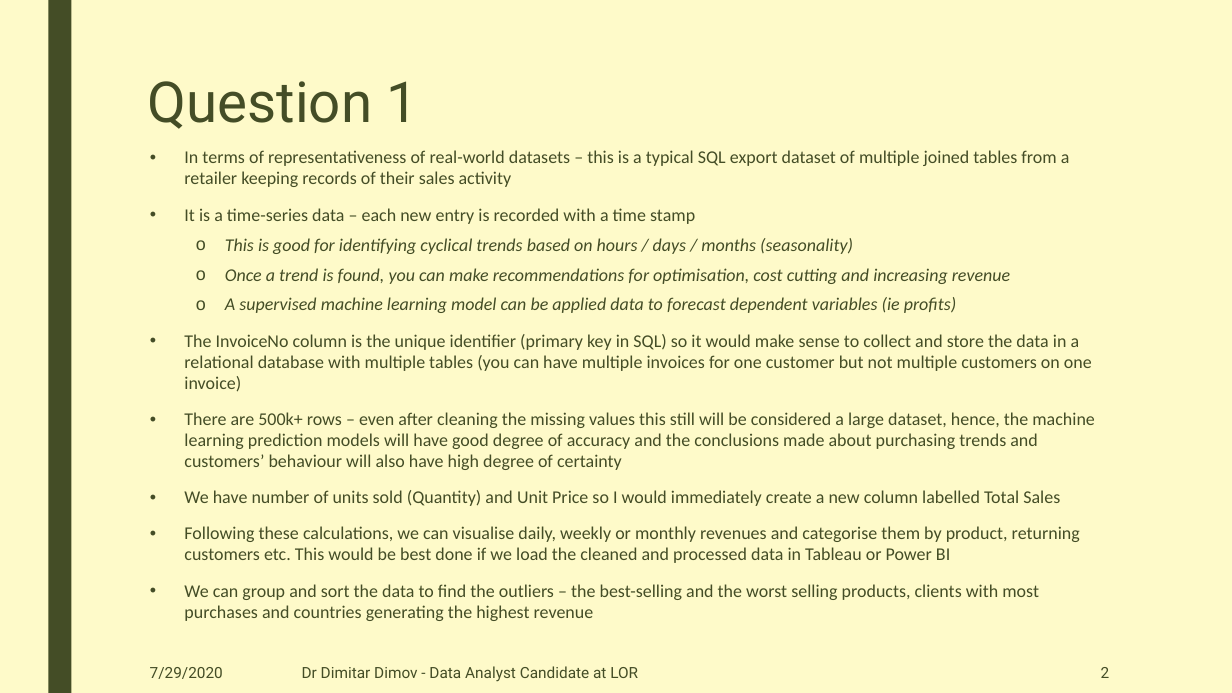
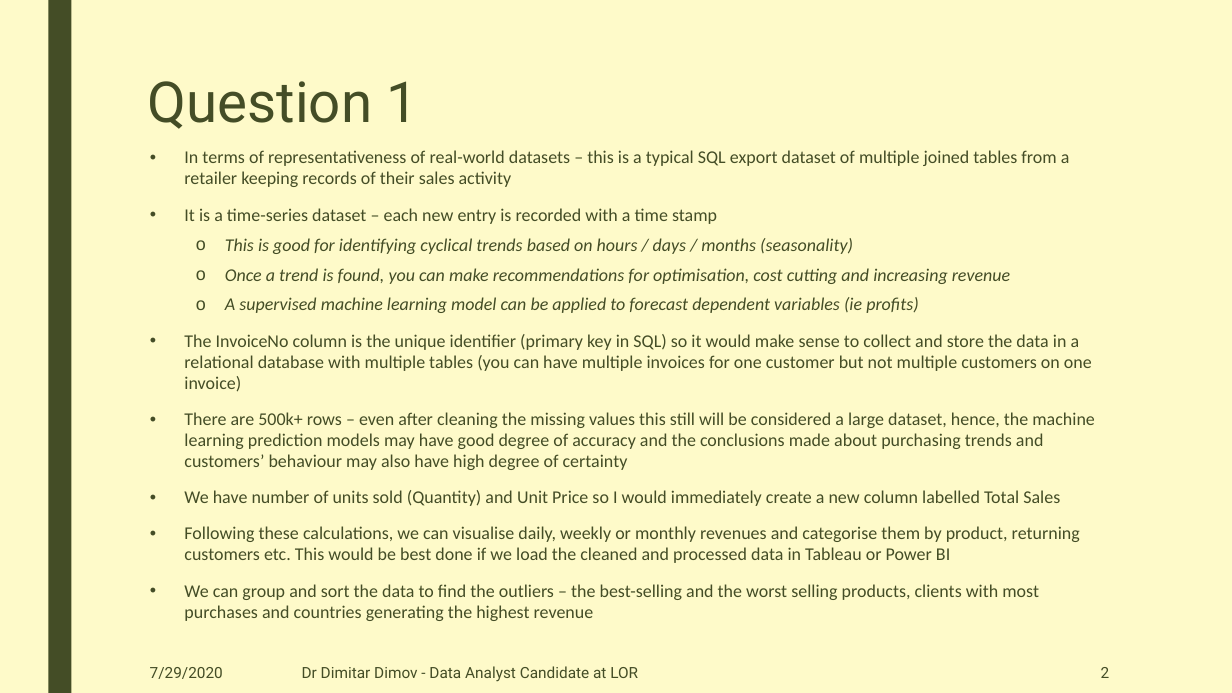
Before and after one commit to DimovDimitar/LOR_Technical_Assessment, a slide deck: slide 2 of DimitarDimovDataAnalystTechAssessmentAnswers.pptx. Drawn at 1232x693 pixels with LibreOffice and Linux fonts; fonts in the diff are those of the drawing. Boxes give left, top, right and bottom in pixels: in the first picture for what was removed or moved away, otherwise in the second. Text is boxed around its words. In the diff, an @@ line names an element or a change of style, - is before the commit and + after.

```diff
--- a/DimitarDimovDataAnalystTechAssessmentAnswers.pptx
+++ b/DimitarDimovDataAnalystTechAssessmentAnswers.pptx
@@ text at box(184, 208, 717, 224): text changed @@
-• It is a time-series data – each new entry is recorded with a time stamp
+• It is a time-series dataset – each new entry is recorded with a time stamp
@@ text at box(225, 297, 919, 313): text changed @@
-  o A supervised machine learning model can be applied data to forecast dependent variables (ie profits)
+  o A supervised machine learning model can be applied to forecast dependent variables (ie profits)
@@ text at box(184, 412, 1095, 470): text changed @@
-• There are 500k+ rows – even after cleaning the missing values this still will be considered a large dataset, hence, the machine learning prediction models will have good degree of accuracy and the conclusions made about purchasing trends and customers’ behaviour will also have high degree of certainty
+• There are 500k+ rows – even after cleaning the missing values this still will be considered a large dataset, hence, the machine learning prediction models may have good degree of accuracy and the conclusions made about purchasing trends and customers’ behaviour may also have high degree of certainty
```
Also in this commit, not shown: 7 other slides changed, 4 other files.
